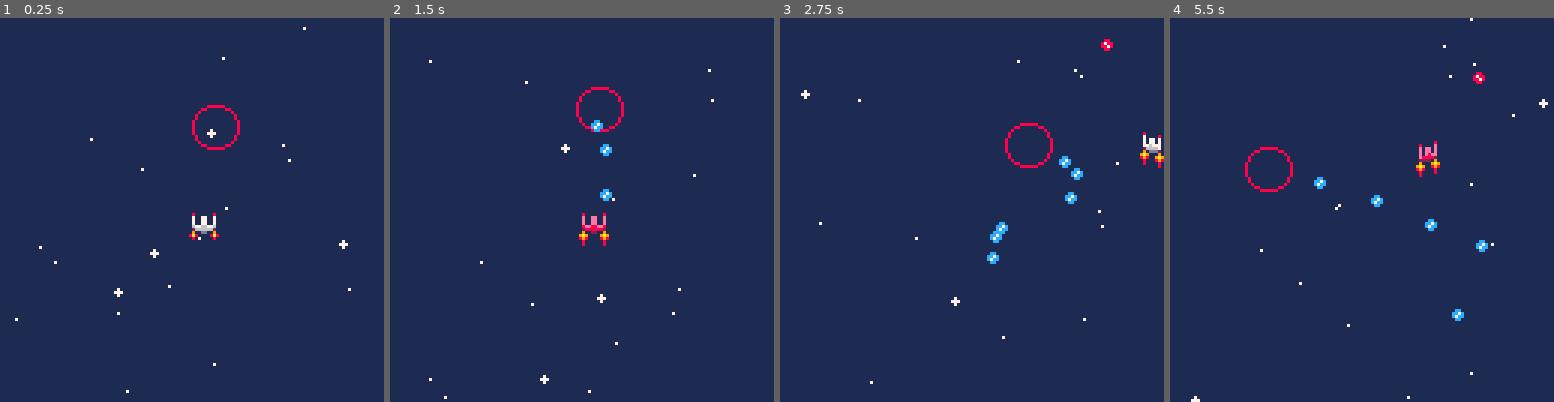
Above: before the commit, frames 1-4 (left to right).
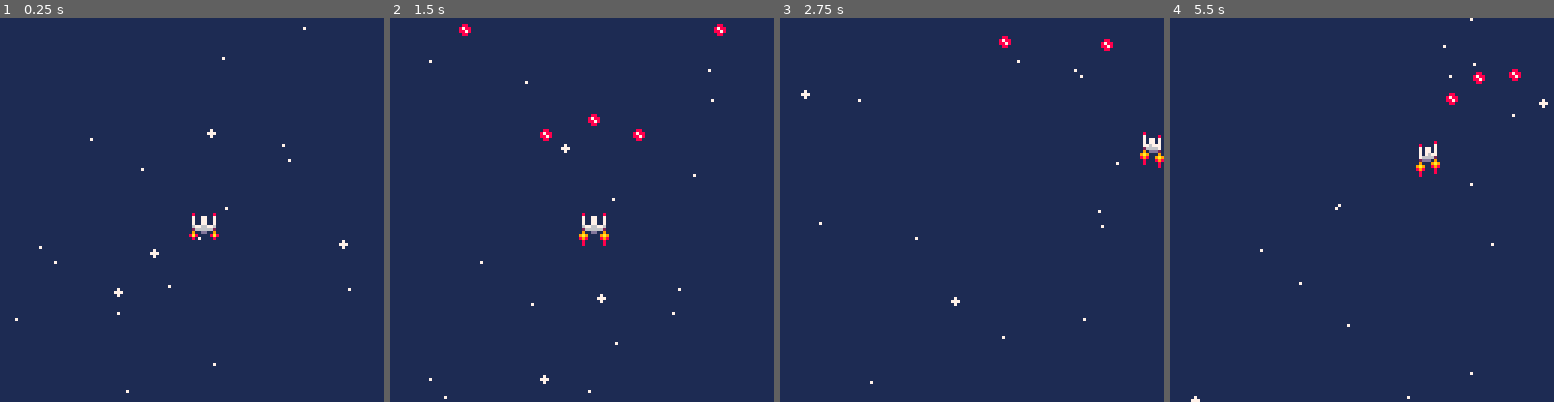
Above: after the commit, the same moments.

Repository: QuentinWidlocher/YogcastJam2020
Game: PICO-8 cartridge game.p8
Two runs of this game, one before a commit and one after it. Both use one fixed random seed, a clock stepped at 60 frames per second and the inputs below.
Inputs:
- Up to frame 1 (0.25 s): no input
- Up to frame 2 (1.5 s): tap X (X key) at 0.33, 1.07 s; tap O (Z key) at 0.7 s
- Up to frame 3 (2.75 s): hold Right 1.6-2.1 s; tap O (Z key) at 1.7, 2.1, 2.5 s; tap X (X key) at 1.85 s; hold Up 2.15-2.42 s; hold Right from 2.47 s (still down)
- Up to frame 4 (5.5 s): tap O (Z key) every 0.4 s from 2.9 to 5.3 s; tap X (X key) at 2.97, 4.08, 5.2 s; release Right at 3.03 s; hold Left 3.08-3.58 s; hold Down 3.63-3.97 s; hold Right 4.02-4.68 s; hold Up 4.73-5.03 s; hold Left from 5.08 s (still down)

The runs differ from the first frame. In frame 1, 0.3% of the frame differs, in the area x 50-63%, y 22-35%; in frame 2, 1.0%, in the area x 17-88%, y 1-57%; in frame 3, 0.8%; in frame 4, 0.9%.

Commit message:
:sparkles: Add a trishot shooting type

Diff:
--- a/game.p8
+++ b/game.p8
@@ -10,6 +10,7 @@
 #include src/models/game-object.model.lua
 #include src/models/shooting-types/shooting-type.model.lua
 #include src/models/shooting-types/default.model.lua
+#include src/models/shooting-types/trishot.model.lua
 #include src/models/bullet.model.lua
 #include src/models/player.model.lua
 #include src/models/basic-enemy.model.lua
--- a/src/helpers.lua
+++ b/src/helpers.lua
@@ -130,6 +130,21 @@
         x = v2.x - v1.x,
         y = v2.y - v1.y,
     }
+end
+
+function rotateVector(v, rad)
+    return {
+        x = v.x * cos(rad) - v.y * sin(rad),
+        y = v.x * sin(rad) + v.y * cos(rad)
+    }
+end
+
+---@param t table
+---@return table
+function shallowCopy(t)
+    local u = { }
+    for k, v in pairs(t) do u[k] = v end
+    return setmetatable(u, getmetatable(t))
 end
 
 -- === Moses === --
@@ -168,7 +183,6 @@
   return _t
 end
 
-
 --@param x number
 --@return integer
 function ceil(x)
--- a/src/init/main.init.lua
+++ b/src/init/main.init.lua
@@ -6,7 +6,7 @@
     init_globals()
     init_camera()
     init_player()
-    init_enemies()
+    -- init_enemies()
     init_bg_particles()
     init_bullets()
 end
--- a/src/models/player.model.lua
+++ b/src/models/player.model.lua
@@ -25,7 +25,7 @@
 
     dmg = 1,
     shootingCooldown = { value = 0, max = 8 }, -- can shoot when value == max
-    shootingType = DefaultShootingType,
+    shootingType = TrishotShootingType,
 
     flameCounter = 0,
     flameSprite = SPRITES.FLAMES.OFF
--- /dev/null
+++ b/src/models/shooting-types/trishot.model.lua
@@ -0,0 +1,24 @@
+---@class TrishotShootingType : ShootingType
+---@field public from Vector
+---@field public dir Vector
+TrishotShootingType = ShootingType
+
+---@param bullet Bullet
+function TrishotShootingType:shoot(bullet)
+    bullet.x = self.from.x
+    bullet.y = self.from.y
+    bullet.dir = normalize(self.dir)
+
+    local rad = 3.14/3.5
+
+    local rBullet = shallowCopy(bullet)
+    rBullet.dir = rotateVector(bullet.dir, rad)
+
+    local lBullet = shallowCopy(bullet)
+    lBullet.dir = rotateVector(bullet.dir, -rad)
+
+    -- add the bullet to the pool so it'll be drawn and updated
+    add(bulletPool, bullet)
+    add(bulletPool, rBullet)
+    add(bulletPool, lBullet)
+end
